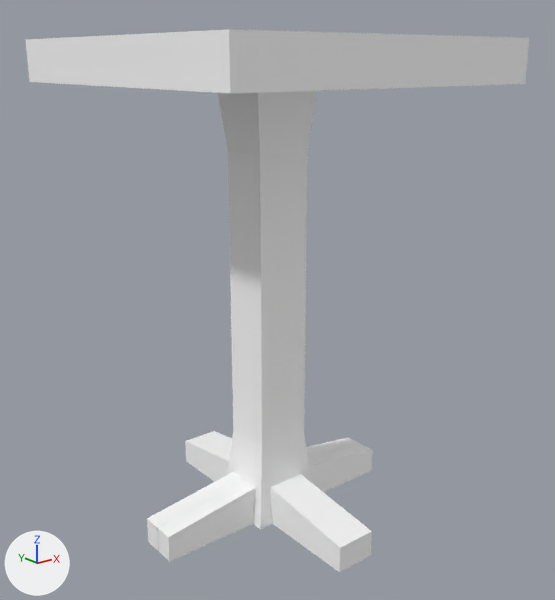
What one commit did to the glTF model models/objects/enviroments/07/07_table_square_tall.glb.
One viewpoint serves both versions: a 50 mm camera at (-1.022, -1.312, 1.043) aimed at (0.014, -0.017, 0.524). The lights are fixed; the arrows at lower left show +X, +Y and +Z. The first picture is the older version.

Before the edit, the objects in view are built like this:
```python
mat_palette_001 = principled_material('Palette.001')
mat_palette_001.base_color = (1.0, 1.0, 1.0)  # white #ffffff
me_intact = bpy.data.meshes.new('Intact')
me_intact.from_pydata(...)  # 107 vertices, 152 faces; spans x -0.36..0.36, y -0.375..0.375, z -0.542..0.542
me_intact.materials.append(mat_palette_001)  # white #ffffff
ob_intact = bpy.data.objects.new('Intact', me_intact)
ob_intact.location = (0.0, 0.0, 0.54)
```
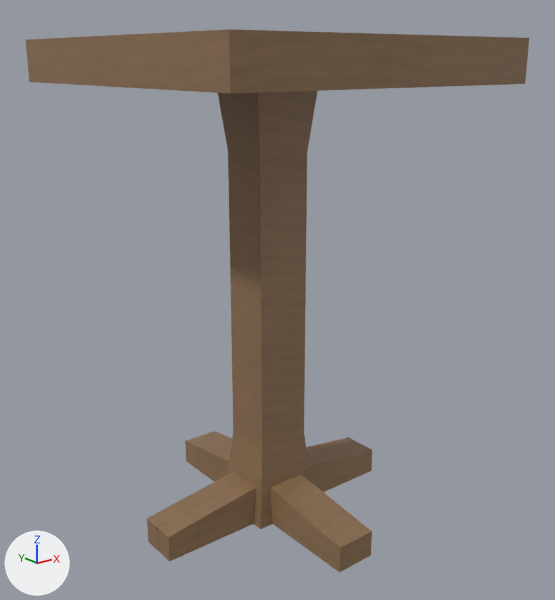
Where the change shows, as pixel boxes (x1, y1, x2, y2) in the pictures (555 x 600 px):
```json
{"object": "Intact", "change": "surface changed", "before": [26, 29, 529, 572], "after": [26, 29, 529, 572], "on screen": "white to brown"}
```

Edits to the scene script, one JSON object a line:
```json
{"op": "add", "block": "img_wood_orm", "code": ["img_wood_orm = load_image('wood_ORM', '_unpacked/wood_ORM', 1024, 1024, 'Non-Color')"]}
{"op": "add", "block": "img_wood_basecolor", "code": ["img_wood_basecolor = load_image('wood_BaseColor', '_unpacked/wood_BaseColor', 1024, 1024, 'sRGB')"]}
{"op": "add", "block": "img_wood_normal", "code": ["img_wood_normal = load_image('wood_Normal', '_unpacked/wood_Normal', 1024, 1024, 'Non-Color')"]}
{"block": "mat_palette_001", "change": "nodes: BsdfPrincipled, OutputMaterial"}
{"block": "mat_palette_001", "change": "colours: white #ffffff"}
{"block": "mat_palette_001", "change": "nodes: BsdfPrincipled, Mix, NormalMap, OutputMaterial, SeparateColor, TexImage x3"}
{"block": "mat_palette_001", "change": "colours: brown #977757"}
{"block": "mat_palette_001", "change": "uses the picture img_wood_basecolor"}
{"block": "mat_palette_001", "change": "uses the picture img_wood_normal"}
{"block": "mat_palette_001", "change": "uses the picture img_wood_orm"}
```
